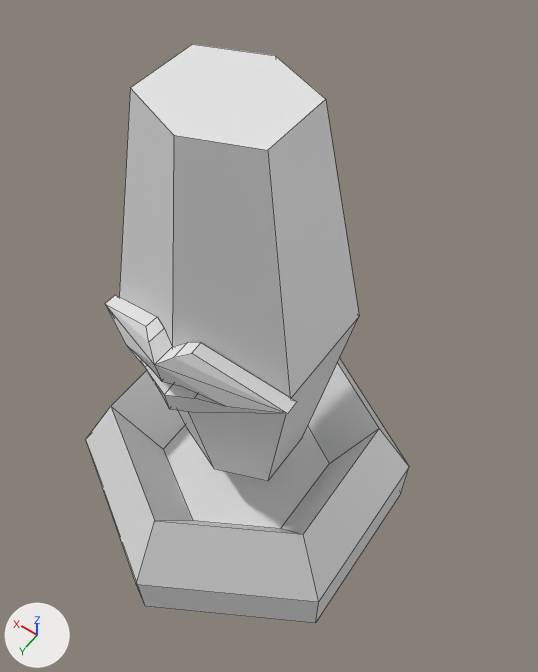
What one commit did to the Blender file Assets/Resources/Models/TurretBot.blend.
Before and after are seen from a 50 mm camera at (-1.43, 1.76, 4.42) aimed at (-0.01, -0.24, 1.28). Every picture has the same lights, and +X, +Y and +Z are marked at lower left. Mesh edges are drawn as thin lines.

The first picture shows 'Lips', 'Turret'.
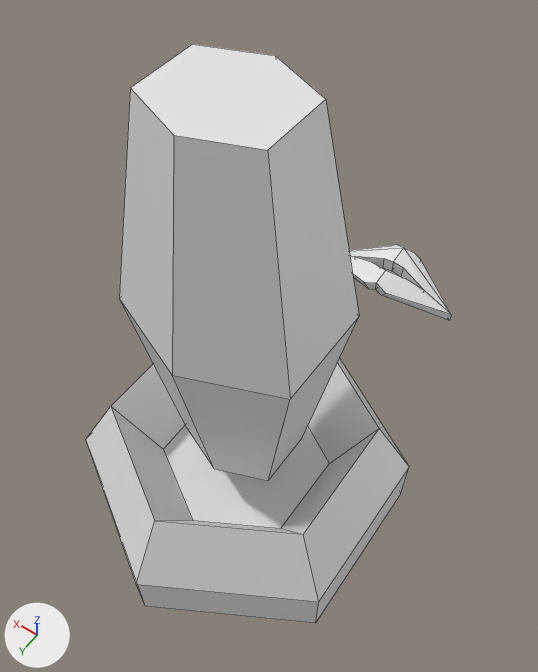
Where the newer file only moved an object's origin or applied its transform, the numbers keep the older frame.

Where the change shows, as pixel boxes [x1, y1, x2, y2] in the pictures (538 x 672 px):
'Turret', reshaped, turned: [86, 44, 409, 623] in both
'Lips', reshaped: before [105, 295, 297, 414]; after [349, 245, 452, 321]

Diff of the bpy script that builds the scene:
```diff
--- a/Assets/Resources/Models/TurretBot.blend.py
+++ b/Assets/Resources/Models/TurretBot.blend.py
@@ me_cylinder @@
 me_cylinder.from_pydata(...)  # 42 vertices, 34 faces; spans x -0.58..0.58, y -0.67..0.67, z 0.0..5.79
 # used by ob_turret; location = (0.0, 0.0, 0.0); scale = (1.5, 1.5, 0.5)
+# me_cylinder part 1: the whole mesh is multiplied about the mesh origin by the matrix ((1.0, 0.0, 0.0), (0.0, 0.0, 0.333), (0.0, -3.0, 0.0))
@@ ob_turret @@
 ob_turret.location = (0.0, 0.0, 0.0)
+ob_turret.rotation_euler = (1.571, 0.0, 0.0)  # degrees (90, 0, 0)
 ob_turret.scale = (1.5, 1.5, 0.5)
```
